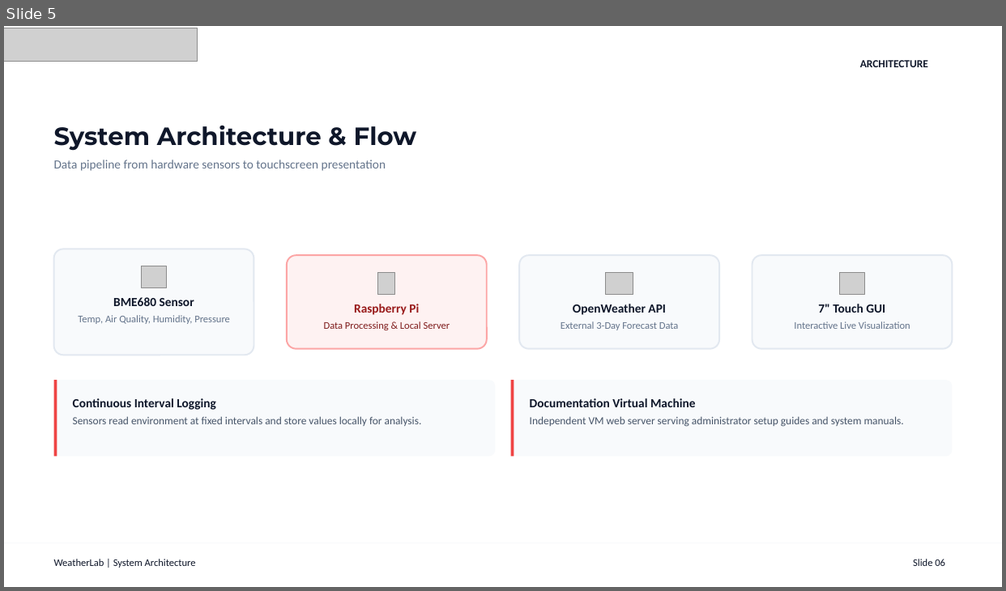
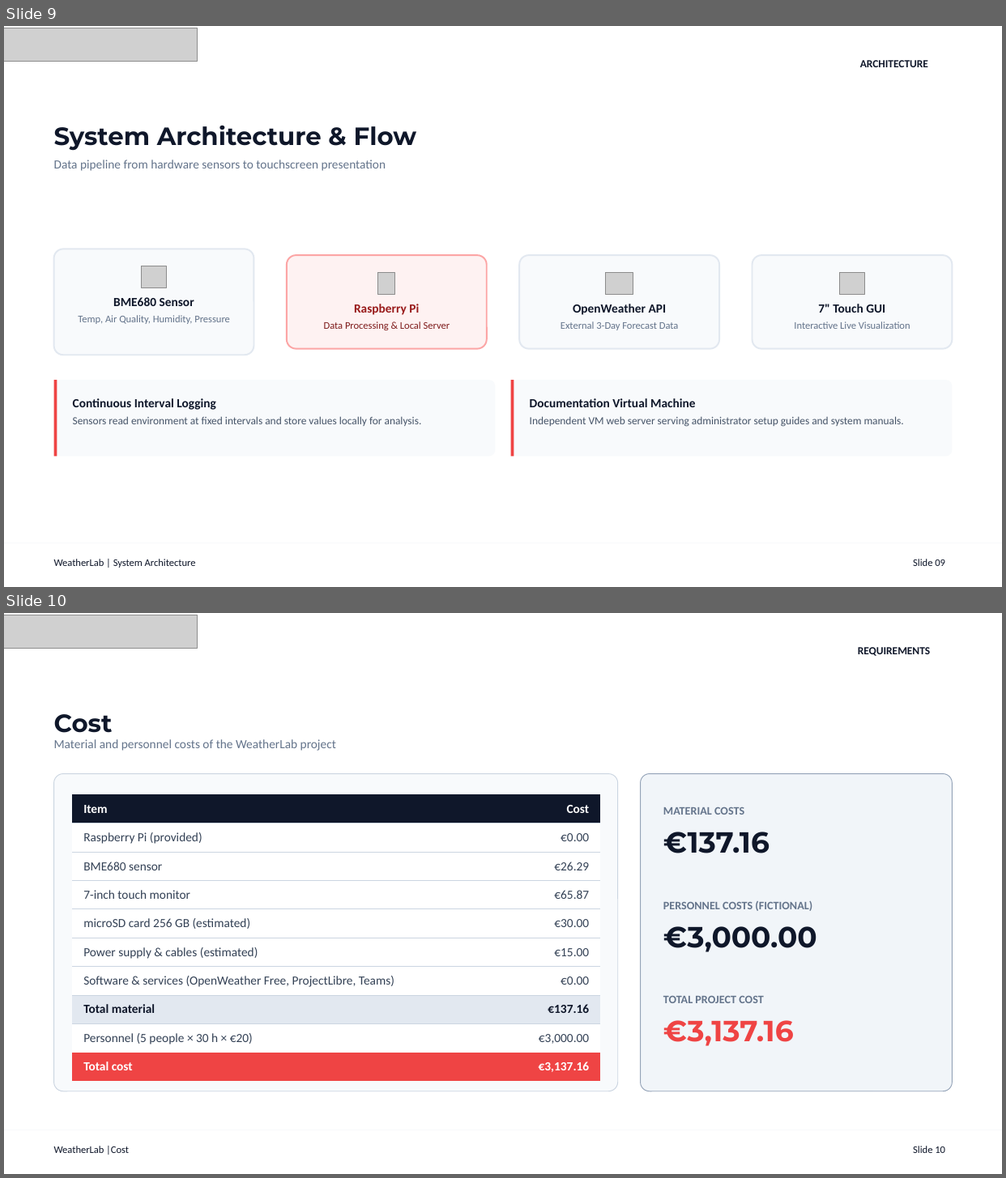
Before and after one commit to Mefyou6/weatherlab, a slide deck: public/praesentation/WeatherLab_Presentation.pptx. Shown one above the other, each under a label of ours: slide 5 before the commit, slides 9 and 10 after it. The pictures are 1006x591 and 1006x1178 pixels, drawn with LibreOffice and Linux fonts; fonts in the diff are those of the drawing; grey boxes stand for pictures; background and template pictures are left out. Boxes give left, top, right and bottom in pixels: in the first picture for what was removed or moved away, otherwise in the second. Text is boxed around its words. In the diff, an @@ line names an element or a change of style, - is before the commit and + after.

```diff
--- a/public/praesentation/WeatherLab_Presentation.pptx
+++ b/public/praesentation/WeatherLab_Presentation.pptx
@@ slide 10 added at [4, 613, 1002, 1174], background #FFFFFF @@
@@ picture added at [4, 615, 198, 648] @@
@@ text added at [858, 647, 930, 656], 10.5 pt, text #0F172A, bold @@
+REQUIREMENTS
@@ text added at [54, 714, 113, 733], 24 pt, text #0F172A, bold @@
+Cost
@@ text added at [54, 739, 336, 751], 12 pt, text #64748B @@
+Material and personnel costs of the WeatherLab project
@@ rounded rectangle added at [54, 774, 618, 1092], fill #F8FAFC, outline #CBD5E1 0.75 pt @@
@@ rounded rectangle added at [641, 774, 952, 1092], fill #F1F5F9, outline #94A3B8 0.75 pt @@
@@ table added at [72, 795, 600, 1082], 10 rows, 2 columns @@
+Item | Cost
+Raspberry Pi (provided) | €0.00
+BME680 sensor | €26.29
+7-inch touch monitor | €65.87
+microSD card 256 GB (estimated) | €30.00
+Power supply & cables (estimated) | €15.00
+Software & services (OpenWeather Free, ProjectLibre, Teams) | €0.00
+Total material | €137.16
+Personnel (5 people × 30 h × €20) | €3,000.00
+Total cost | €3,137.16
@@ text added at [663, 807, 744, 815], 11 pt, text #64748B, bold @@
+MATERIAL COSTS
@@ text added at [663, 832, 769, 854], 28 pt, text #0F172A, bold @@
+€137.16
@@ text added at [663, 901, 812, 911], 11 pt, text #64748B, bold @@
+PERSONNEL COSTS (FICTIONAL)
@@ text added at [663, 926, 817, 952], 28 pt, text #0F172A, bold @@
+€3,000.00
@@ text added at [663, 996, 764, 1003], 11 pt, text #64748B, bold @@
+TOTAL PROJECT COST
@@ text added at [663, 1020, 794, 1046], 28 pt, text #EF4444, bold @@
+€3,137.16
@@ rectangle added at [4, 1131, 1002, 1131], fill #F8FAFC @@
@@ text added at [54, 1146, 129, 1155], 9.8 pt, text #0F172A @@
+WeatherLab |Cost
@@ text added at [913, 1146, 945, 1153], 9.8 pt, text #0F172A @@
+Slide 10
@@ what was slide 5 is now slide 9 @@
@@ slide 9 changed as well @@
@@ text at [913, 559, 945, 566]: text changed @@
-Slide 06
+Slide 09
```
Also in this commit, not shown: 8 other slides changed, 2 slides removed, 8 other files.
